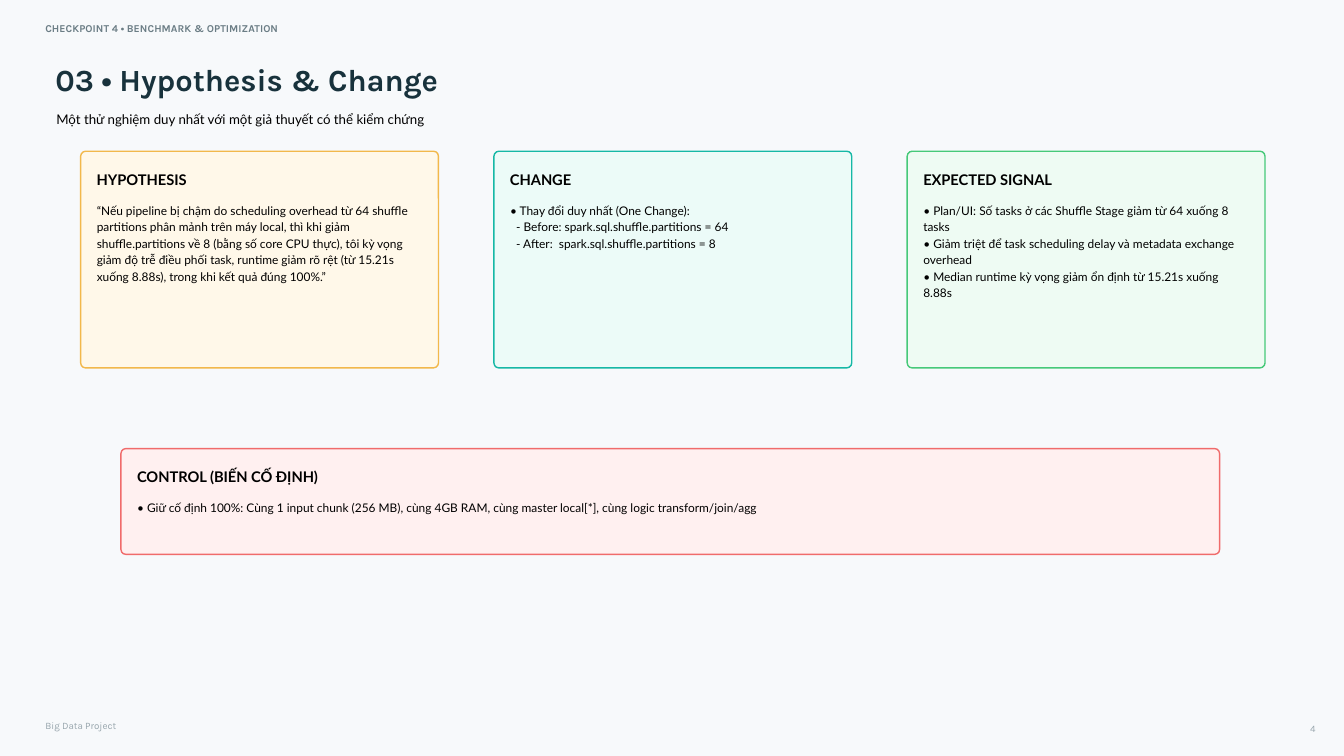
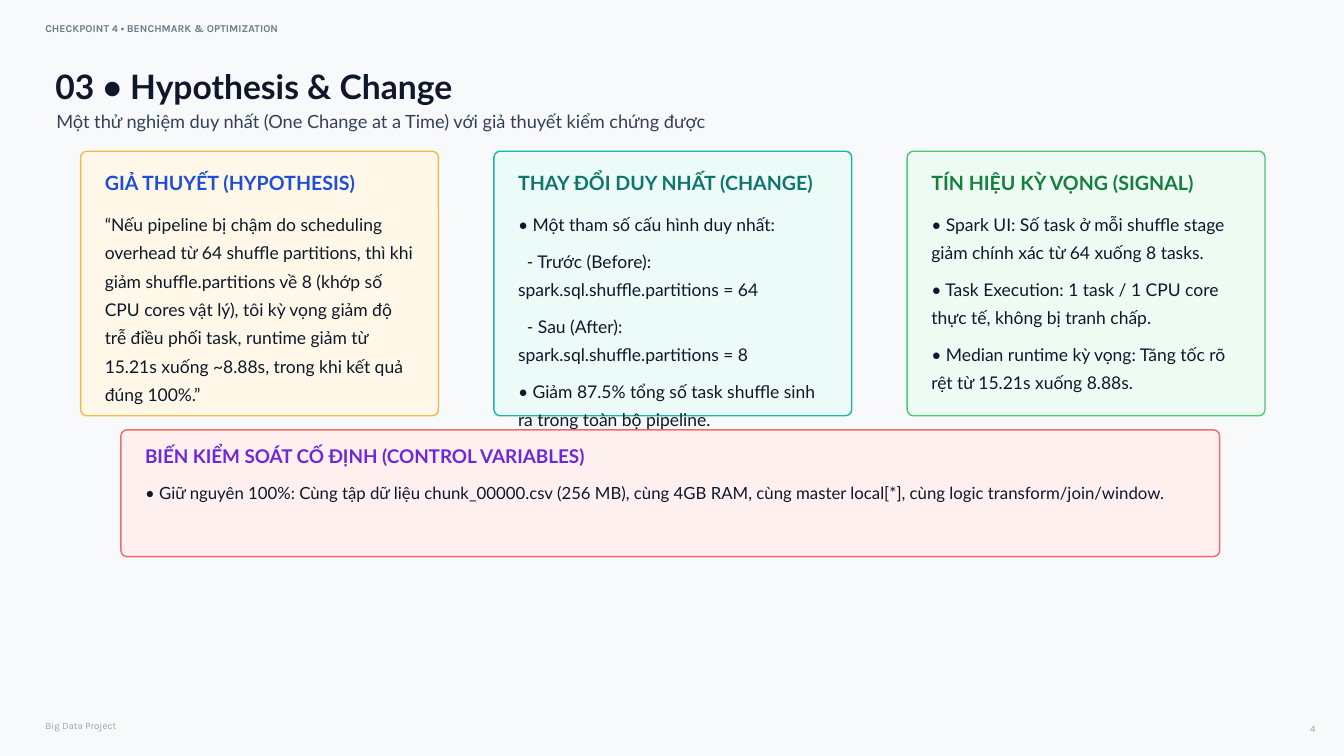
Before and after one commit to kichirou244/bigdata-project, a slide deck: slide 4 of docs/BigData_DoAn4_Checkpoint4_Report.pptx. Drawn at 1344x756 pixels with LibreOffice and Linux fonts; fonts in the diff are those of the drawing. Boxes give left, top, right and bottom in pixels: in the first picture for what was removed or moved away, otherwise in the second. Text is boxed around its words. In the diff, an @@ line names an element or a change of style, - is before the commit and + after.

Commit message:
fix(deck): upscale typography (12-14.5pt), enforce run-level WCAG high-contrast colors, fix layout collision

```diff
--- a/docs/BigData_DoAn4_Checkpoint4_Report.pptx
+++ b/docs/BigData_DoAn4_Checkpoint4_Report.pptx
@@ text "03 • Hypothesis & Change" at [55,74,453,105]: size 22 to 24 pt, font Karla to Lato, text colour #18323C to #0F172A; line spacing 1 to 1.3; more space between paragraphs @@
@@ text at [56,113,705,132]: text changed; size 9.5 to 13 pt; text colour #000000 to #334155 @@
-Một thử nghiệm duy nhất với một giả thuyết có thể kiểm chứng
+Một thử nghiệm duy nhất (One Change at a Time) với giả thuyết kiểm chứng được
@@ rounded rectangle: place and size @@
-rounded rectangle at [81,151,439,368]
+rounded rectangle at [81,151,439,415]
@@ text at [105,173,355,193]: text changed; size 10.5 to 14 pt; text colour #000000 to #1D4ED8 @@
-HYPOTHESIS
+GIẢ THUYẾT (HYPOTHESIS)
@@ rounded rectangle: place and size @@
-rounded rectangle at [494,151,852,368]
+rounded rectangle at [494,151,852,415]
@@ text at [518,173,813,193]: text changed; size 10.5 to 14 pt; text colour #000000 to #0F766E @@
-CHANGE
+THAY ĐỔI DUY NHẤT (CHANGE)
@@ rounded rectangle: place and size @@
-rounded rectangle at [907,151,1265,368]
+rounded rectangle at [907,151,1265,415]
@@ text at [931,173,1194,194]: text changed; size 10.5 to 14 pt; text colour #000000 to #15803D @@
-EXPECTED SIGNAL
+TÍN HIỆU KỲ VỌNG (SIGNAL)
@@ text at [105,217,413,404]: text changed; size 8.5 to 12.5 pt; text colour #000000 to #0F172A @@
-“Nếu pipeline bị chậm do scheduling overhead từ 64 shuffle partitions phân mảnh trên máy local, thì khi giảm shuffle.partitions về 8 (bằng số core CPU thực), tôi kỳ vọng giảm độ trễ điều phối task, runtime giảm rõ rệt (từ 15.21s xuống 8.88s), trong khi kết quả đúng 100%.”
+“Nếu pipeline bị chậm do scheduling overhead từ 64 shuffle partitions, thì khi giảm shuffle.partitions về 8 (khớp số CPU cores vật lý), tôi kỳ vọng giảm độ trễ điều phối task, runtime giảm từ 15.21s xuống ~8.88s, trong khi kết quả đúng 100%.”
@@ text at [518,217,815,430]: text changed; size 8.5 to 12.5 pt; text colour #000000 to #0F172A @@
-• Thay đổi duy nhất (One Change):
-- Before: spark.sql.shuffle.partitions = 64
-- After: spark.sql.shuffle.partitions = 8
+• Một tham số cấu hình duy nhất:
+- Trước (Before): spark.sql.shuffle.partitions = 64
+- Sau (After): spark.sql.shuffle.partitions = 8
+• Giảm 87.5% tổng số task shuffle sinh ra trong toàn bộ pipeline.
@@ text at [931,216,1225,392]: text changed; size 8.5 to 12.5 pt; text colour #000000 to #0F172A @@
-• Plan/UI: Số tasks ở các Shuffle Stage giảm từ 64 xuống 8 tasks
-• Giảm triệt để task scheduling delay và metadata exchange overhead
-• Median runtime kỳ vọng giảm ổn định từ 15.21s xuống 8.88s
+• Spark UI: Số task ở mỗi shuffle stage giảm chính xác từ 64 xuống 8 tasks.
+• Task Execution: 1 task / 1 CPU core thực tế, không bị tranh chấp.
+• Median runtime kỳ vọng: Tăng tốc rõ rệt từ 15.21s xuống 8.88s.
@@ rounded rectangle: place and size @@
-rounded rectangle at [121,449,1220,555]
+rounded rectangle at [121,431,1220,558]
@@ text at [145,447,584,467]: text changed; size 10.5 to 13.5 pt; text colour #000000 to #6D28D9 @@
-CONTROL (BIẾN CỐ ĐỊNH)
+BIẾN KIỂM SOÁT CỐ ĐỊNH (CONTROL VARIABLES)
@@ text at [159,486,1164,502]: text changed; size 8.5 to 12 pt; text colour #000000 to #0F172A @@
-• Giữ cố định 100%: Cùng 1 input chunk (256 MB), cùng 4GB RAM, cùng master local[*], cùng logic transform/join/agg
+• Giữ nguyên 100%: Cùng tập dữ liệu chunk_00000.csv (256 MB), cùng 4GB RAM, cùng master local[*], cùng logic transform/join/window.
```
Also in this commit, not shown: 5 other slides changed, 5 other files.
